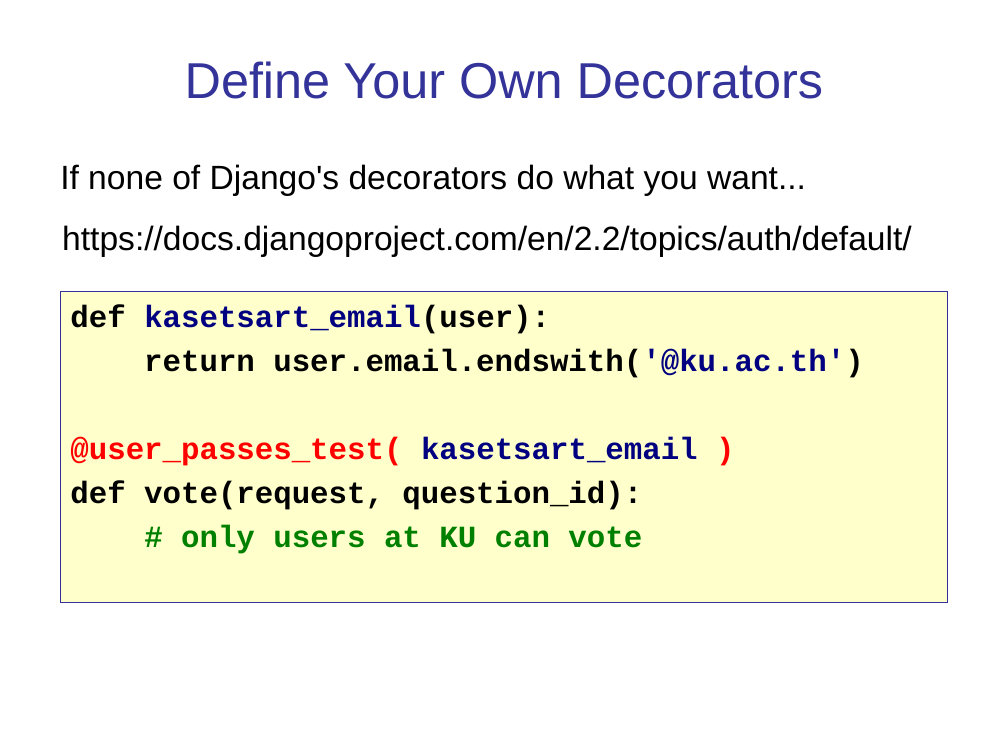
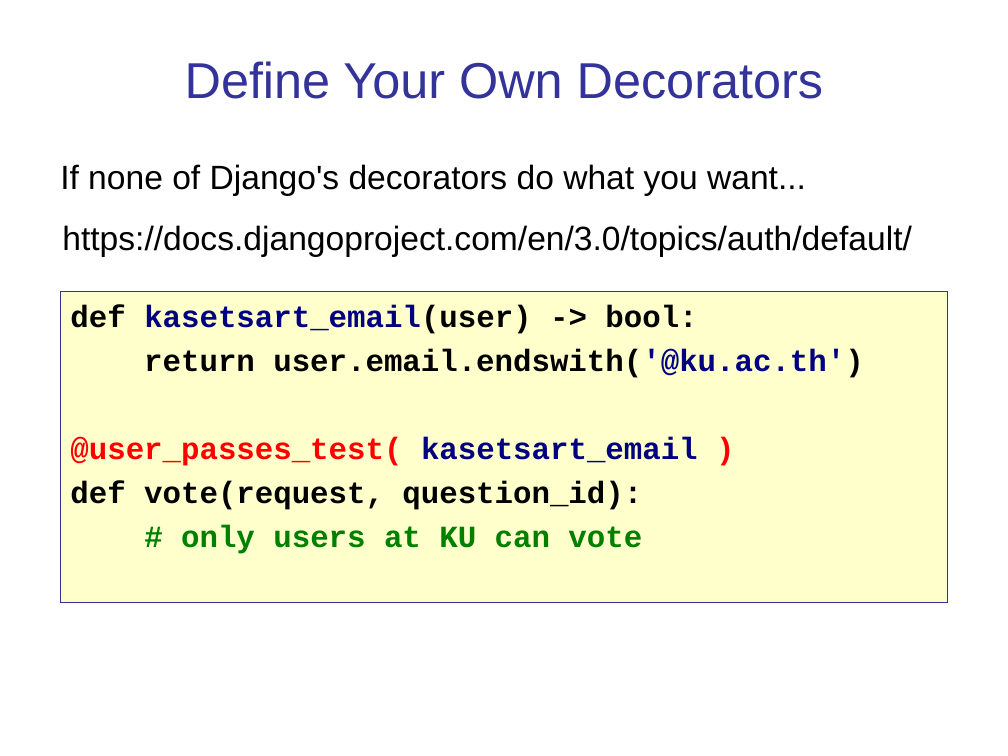
Before and after one commit to cpske/ISP, a slide deck: slide 23 of authentication/Authentication-and-Authorization.ppt (slide 22 before the commit). Drawn at 1008x756 pixels with LibreOffice and Linux fonts; fonts in the diff are those of the drawing. Boxes give left, top, right and bottom in pixels: in the first picture for what was removed or moved away, otherwise in the second. Text is boxed around its words. In the diff, an @@ line names an element or a change of style, - is before the commit and + after.

Commit message:
minor updates to auth material

```diff
--- a/authentication/Authentication-and-Authorization.ppt
+++ b/authentication/Authentication-and-Authorization.ppt
@@ text at <box>62,225,911,257</box>: text changed @@
-https://docs.djangoproject.com/en/2.2/topics/auth/default/
+https://docs.djangoproject.com/en/3.0/topics/auth/default/
@@ text in rectangle at <box>70,305,697,334</box>: text changed; text colour #000080 to #000000 @@
-def kasetsart_email(user):
+def kasetsart_email(user) -> bool:
```
Also in this commit, not shown: 18 other slides changed, 1 slide added, 4 other files.
